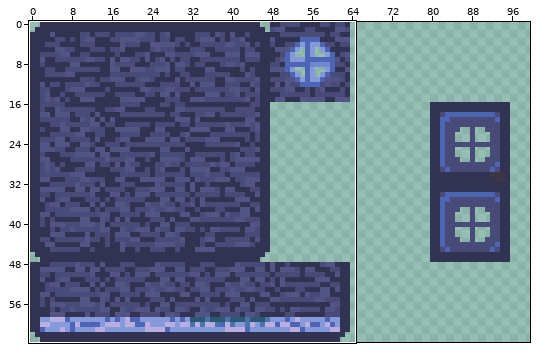
Two versions of one pixel-art file, assets/tilesets/wood_panels.aseprite. The picture above shows the old version from afar; the outline marks the close-up.
Close-up. As it was:
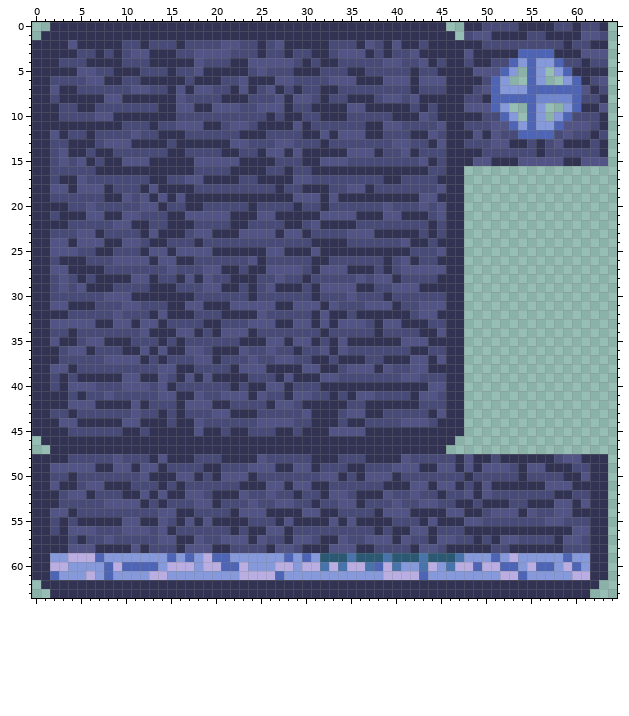
112x64 pixels, 1 frame. Colours within 5 levels of each other are drawn and written as one. Shown: x 0..64, y 0..63. The wide view leaves out empty margins.
New version:
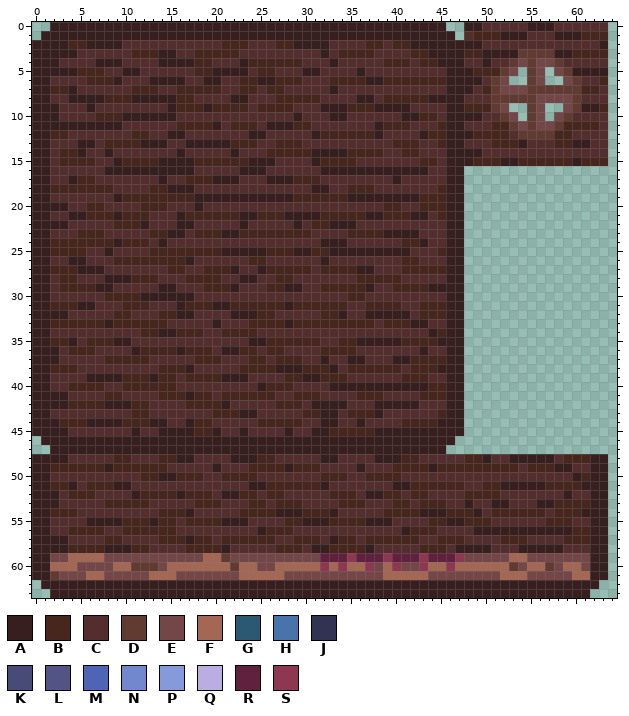
Palette (. is transparent): A #371f1f  B #47261e  C #542e2e  D #613a32  E #734747  F #a36753  G #2b5974  H #4974ab  J #323353  K #484a77  L #515485  M #4d65b4  N #7187ce  P #8599db  Q #baade1  R #60213e  S #8d3850
Diff:
layer "Layer 2" now hidden
Changed rows in their new state; - is an unchanged pixel.
first column x 0:
 0 --AAAAAAAAAAAAAAAAAAAAAAAAAAAAAAAAAAAAAAAAAAAA--AACCCCCAAACCCCCC
 1 -AAAAAAAAAAAAAAAAAAAAAAAAAAAAAAAAAAAAAAAAAAAAAA-CBBBAAACCCAAABBB
 2 AAAABBAAAACCCCCCCCCCCBBBCCCBBAAAACCCCBBCBBAAAAAAAACCCCCCCCCCCCCA
 3 AAAAACCCCCCBBBAACCBBBBBCCCCCCCCCACBBBBCCCCBBAAAABBAAAADDDDAABBBB
 4 AAACCCCAAACCCCAAAABBCCCABBBBBBCCCACCCCCBBBCBBAAACCACCDEDEEDCCCCC
 5 AAAAABBBCCAACCCCCCBBAAAACBBCCCAACCCCACCCCCCCCCAAABBBDE-DE-EDAAAA
 6 AACCCCBBBACCCAAAACCAACCBBAABBBCCCBBBBAABBBBBBBAAAACDE--DE--EDCCB
 7 AABBACCCCCCBBBCCBBBBBCCBBCBBCCCCCACCCCCCCCCCCCAAACBDEEEDDDDDDBBC
 8 AACCAAAABBBAAAAABBCCCCAACCCBBBBBCCCCAACBBBBBAAAACCCDDDDDEEEEDCCC
 9 AAACCCACCCCCCCCABBBABBBBCBBBBCCCAAABBBAAAACCCCAABBBDE--DE--EDAAB
10 AAACCCCBBBAAAAAACCCCCCCCCCCCCACCCAACCCCCCAABBCAAAACCDE-DE-EDCCCC
11 AAAAAAAAAACCCCCCBBBBACBBBCAAABBCCCCCCCABBBCCCBAACCCBBDEDEEDBBBBC
12 AABBCCCCCCCBBCCAACCCCCCCAACCCCCABBBBBBACCCCABBAAABBBBCDDDDBBCCCC
13 AACCCAACBBBBAAACCAAAAABBBCCBBBCCCCCCCCCCBBBCCBAACCCBBBACCCBBAACC
14 AACBBACCACCCCCCCACCCCCACCCBBBBBAAAABBBBCCBBCCCAAAACCCCCCCCCCCCCC
15 AACBBBBCCABBBBAAAABBBBBBAAACCCCABBBBCCCCCCCBBCAAABBBAABBBBBBABBB
16 AACCCCCCAAAAAAAAAACCCCCAAACCCCCCAAAAAAAAAAAACCAA----------------
17 AACCABBCCCCCCCACCBBBAAACCCAAABBBCCCCCCCCACCCCCAA----------------
18 AABBBBBBBCCCCBBAAACCCCCCCCCCCCCAACCBBBCCCCCCCBAA----------------
19 AACCCCCCCABBBBBBBBAAAAAAAAAAABBBBBBAAAAAAAABBBAA----------------
20 AAAACCBBCCCCBBBCCCACCCCCCCCCCCCCCCCCCCCBBCCBBBAA----------------
21 AACCAABBBABBBCCCABBBBBBAABBBAAAABBBBBAABBBAACBAA----------------
22 AAAACCCCCBBBACCCAACCCCCACCCCCACBBAAACCCCCCCCCCAA----------------
23 AACCCBBBCCCCCBBAACBBBAABBBBBBBBCCCCBBBBAAAACCCAA----------------
24 AABBBBBBBABBBCACCCCCCCCCCCCCCCCCAAACCCCCCBBACCAA----------------
25 AABBBBCCACCCCBBBBBBBBAAAAABBBAABBAAAAAAAAACCCBAA----------------
26 AACCAACCCBBBBBBBBACCCCCCBBCCCCCCACCCCCCCCBBCCCAA----------------
27 AABBBAAACCCCCCCBBCCBBBACCABBBBBCBBBBAACCCBBBBBAA----------------
28 AACBBCCCAAABBBCCCBBBBCCAACCBBCCCCCCCBBBBBCCCCCAA----------------
29 AACBBBBAACCCCCAACCCBBBACCCBBAACCBBBBBACCBBBBAAAA----------------
30 AACCCCCCBBBBAAAAAACCCCCCCCCCCCCCCCCBBCCCCCCCCCAA----------------
31 AABBBAACCCBBBCCCABBBAABBBBBBABBBBBBCCBBBBCCBBBAA----------------
32 AAAACCCCCBBCCCBBAACCCCAAABBCCCCCBBACCAAAAACBBBAA----------------
33 AABBBBBBABBBBBBCCCCCACCCBBBBABBBBBBBBBCBBBAACCAA----------------
34 AACCCCCCCCCCBBAABBBCCBBBBCCCCCCCCCCCCCCCCCCCABAA----------------
35 AABBACBBBAACCCCCCCCCCCCCAABBBBBBCCBBAAAAABBBBAAA----------------
36 AAACBBBCCCCABBBBABBBCAABBCBBCCCCBBBBCCCCCCCACCAA----------------
37 AAACCCCCBBBBBCCCCCBBBCCCBBCBBBCCACCAACCCAABBBBAA----------------
38 AABBBCCCCCCCCCBBBACCCCCBBBBAAABBBACBBBBBBCBBBAAA----------------
39 AACCCCAAAABBBABBCBBBBAAACCCCBBAABBBCCCCCCBBBCCAA----------------
40 AACCBBBBCCBBBBBBCCCCCCCCCABBBCCCCAAAAAAAAAAABBAA----------------
41 AAAACCCCBBCCCCBBBABBCBBBBBBCCBBBCCCCBBBCCCCBBBAA----------------
42 AAAABBBBAAABBCCCCBBBBACCCCCBBBCAAAACCCAAAAACCCAA----------------
43 AACCCCCCCCCBBCCCCCCCBBBAACCCCCBBAACBBBACCCCCCBAA----------------
44 AAABBBAAAABBBAACCABBCCCCCBBBBBCCAACCACCCCBBBBAAA----------------
45 AAAACCCCCCCACCAAAABBACCACCCCACCAABBBBBAAAAAAAAAA----------------
46 -AAAAAAAAAAAAAAAAAAAAAAAAAAAAAAAAAAAAAAAAAAAAAA-----------------
47 --AAAAAAAAAAAAAAAAAAAAAAAAAAAAAAAAAAAAAAAAAAAA------------------
48 AAAACCCCCBBCCCBBAACCCCAAABBCCCCCAACCCCAAABBCCCCCBBACCAAAAACBBBAA
49 AABBBBBBABBBBBBCCCCCACCCBBBBABBBCCCCACCCBBBBABBBBBBBBBCBBBAACCAA
50 AACCCCCCCCCCBBAABBBCCBBBBCCCCCCCBBBCCBBBBCCCCCCCCCCCCCCCCCCCABAA
51 AABBACBBBAACCCCCCCCCCCCCAABBBBBBACCCCCCCAABBBBBBCCBBAAAAABBBBAAA
52 AAACBBBCCCCABBBBABBBCAABBCBBCCCCCBBBCAABBCBBCCCCBBBBCCCCCCCACCAA
53 AAACCCCCBBBBBCCCCCBBBCCCBBCBBBCCCCBBBCCCBBCBBBCCACCAACCCAABBBBAA
54 AABBBCCCCCCCCCBBBACCCCCBBBBAAABBBACCCCCBBBBAAABBBACBBBBBBCBBBAAA
55 AACCCCAAAABBBABBCBBBBAAACCCCBBAAABBBBAAACCCCBBAABBBCCCCCCBBBCCAA
56 AACCBBBBCCBBBBBBCCCCCCCCCABBBCCCCCCCCCCCCABBBCCCCAAAAAAAAAAABBAA
57 AAAACCCCBBCCCCBBBABBCBBBBBBCCBBBCABBCBBBBBBCCBBBCCCCBBBCCCCBBBAA
58 AAAABBBBAAABBCCCCBBBBACCCCCBBBCAABBBBACCCCCBBBCAAAACCCAAAAACCCAA
59 AAEEFFFFEEEEEEEEEEEFFDEEEEEEEEEERRRSRRRSRRRSRRRSEEEEEFFEEEEEEEAA
60 AAFFFEEEEFFDDDEFFFFFFFDFFEEFFFFFSFSFFSEFSEESFFSFFFFFFDEFFDEFFEAA
61 AADEEEFFEEEEEFFFEEEEEEEFFFFFEEEEEEEEEEEFFFFFEEEEEEEEFFFEEEEEFFAA
62 -AAAAAAAAAAAAAAAAAAAAAAAAAAAAAAAAAAAAAAAAAAAAAAAAAAAAAAAAAAAAAA-
63 --AAAAAAAAAAAAAAAAAAAAAAAAAAAAAAAAAAAAAAAAAAAAAAAAAAAAAAAAAAAA--
